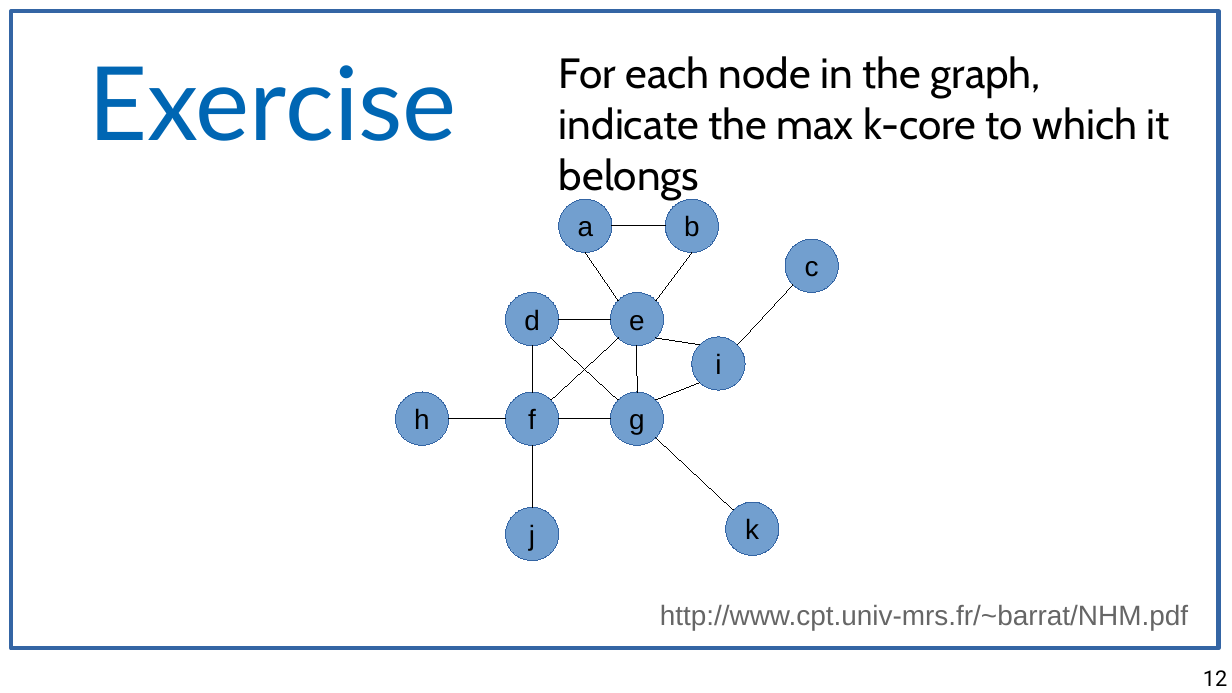
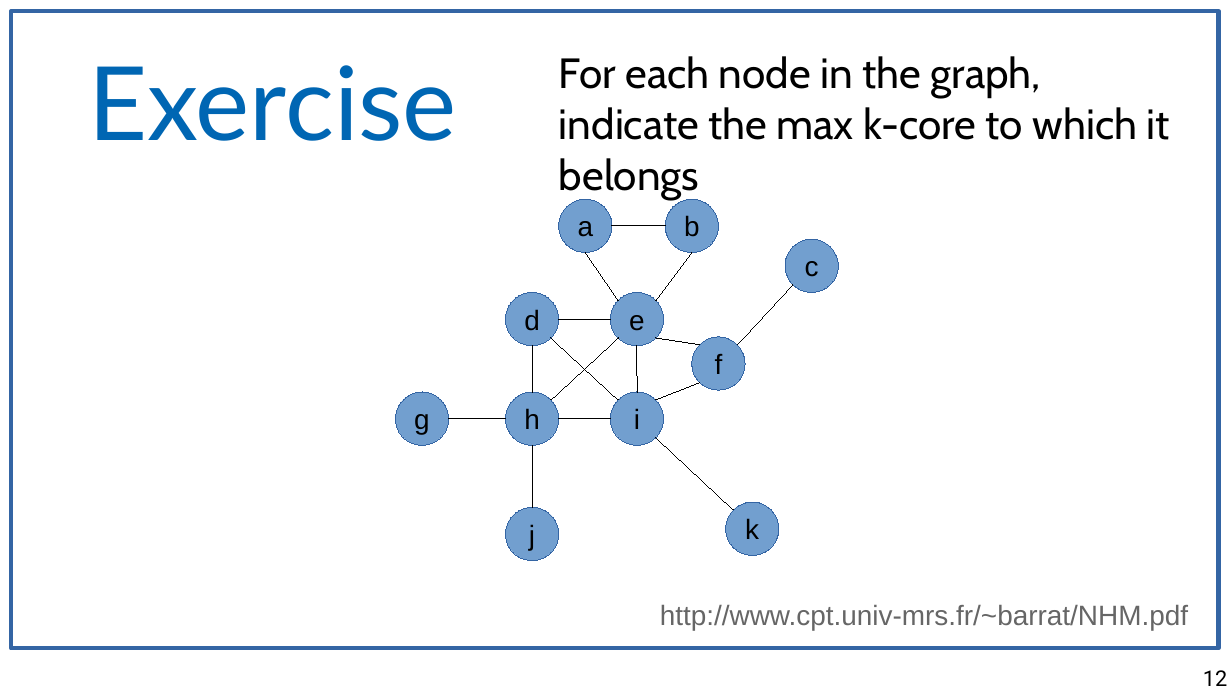
Before and after one commit to chatox/networks-science-course, a slide deck: slide 12 of theory/odp/tt19-k_cores.odp. Drawn at 1232x693 pixels with LibreOffice and Linux fonts; fonts in the diff are those of the drawing. Boxes give left, top, right and bottom in pixels: in the first picture for what was removed or moved away, otherwise in the second. Text is boxed around its words. In the diff, an @@ line names an element or a change of style, - is before the commit and + after.

```diff
--- a/theory/odp/tt19-k_cores.odp
+++ b/theory/odp/tt19-k_cores.odp
@@ ellipse "f": place and size @@
-ellipse "f" at box(505, 392, 559, 446)
+ellipse "f" at box(692, 337, 746, 390)
@@ ellipse "g": place and size @@
-ellipse "g" at box(610, 392, 664, 446)
+ellipse "g" at box(396, 392, 449, 446)
@@ ellipse "h": place and size @@
-ellipse "h" at box(396, 392, 449, 446)
+ellipse "h" at box(505, 392, 559, 446)
@@ ellipse "i": place and size @@
-ellipse "i" at box(692, 337, 746, 390)
+ellipse "i" at box(610, 392, 664, 446)
```
Also in this commit, not shown: 1 other file.
